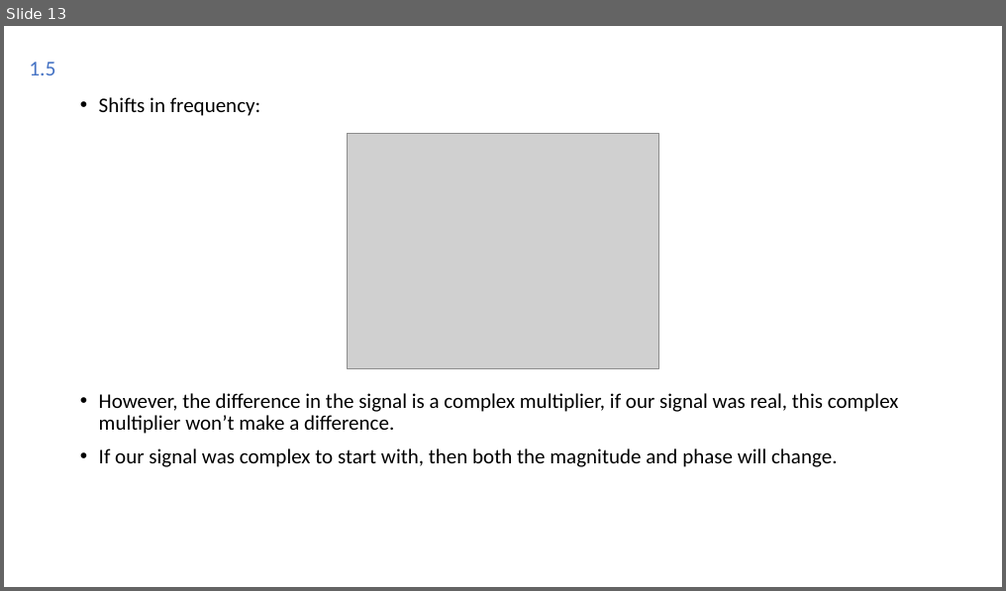
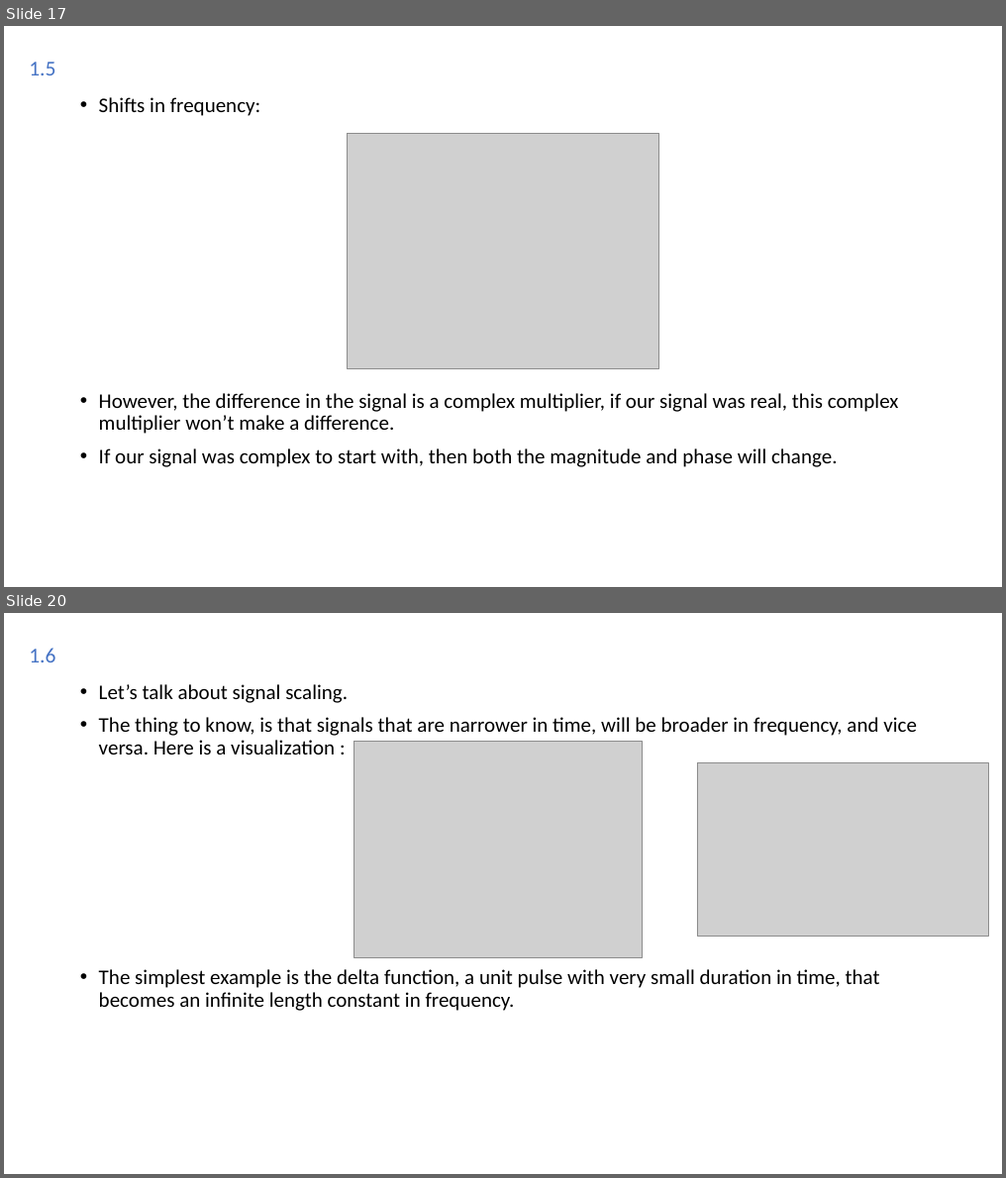
Before and after one commit to Joao-Quinta/Uni3eme_2, a slide deck: imagerieNumerique/Imagerie numérique.odp. Shown one above the other, each under a label of ours: slide 13 before the commit, slides 17 and 20 after it; the slides between them are not shown. The pictures are 1006x591 and 1006x1178 pixels, drawn with LibreOffice and Linux fonts; fonts in the diff are those of the drawing; grey boxes stand for pictures. Boxes give left, top, right and bottom in pixels: in the first picture for what was removed or moved away, otherwise in the second. Text is boxed around its words. In the diff, an @@ line names an element or a change of style, - is before the commit and + after.

```diff
--- a/imagerieNumerique/Imagerie numérique.odp
+++ b/imagerieNumerique/Imagerie numérique.odp
@@ slide 20 added at [4, 613, 1002, 1174], background #FFFFFF @@
@@ text added at [29, 648, 55, 663], 20.4 pt, text #4472C4 @@
+1.6
@@ text added at [99, 684, 917, 1011], 20 pt, text #000000 @@
+• Let’s talk about signal scaling.
+• The thing to know, is that signals that are narrower in time, will be broader in frequency, and vice versa. Here is a visualization :
+• The simplest example is the delta function, a unit pulse with very small duration in time, that becomes an infinite length constant in frequency.
@@ picture added at [353, 741, 642, 958] @@
@@ picture added at [697, 762, 988, 937] @@
@@ what was slide 13 is now slide 17 @@
```
Also in this commit, not shown: 5 slides changed, 9 other slides added, 10 other files.
